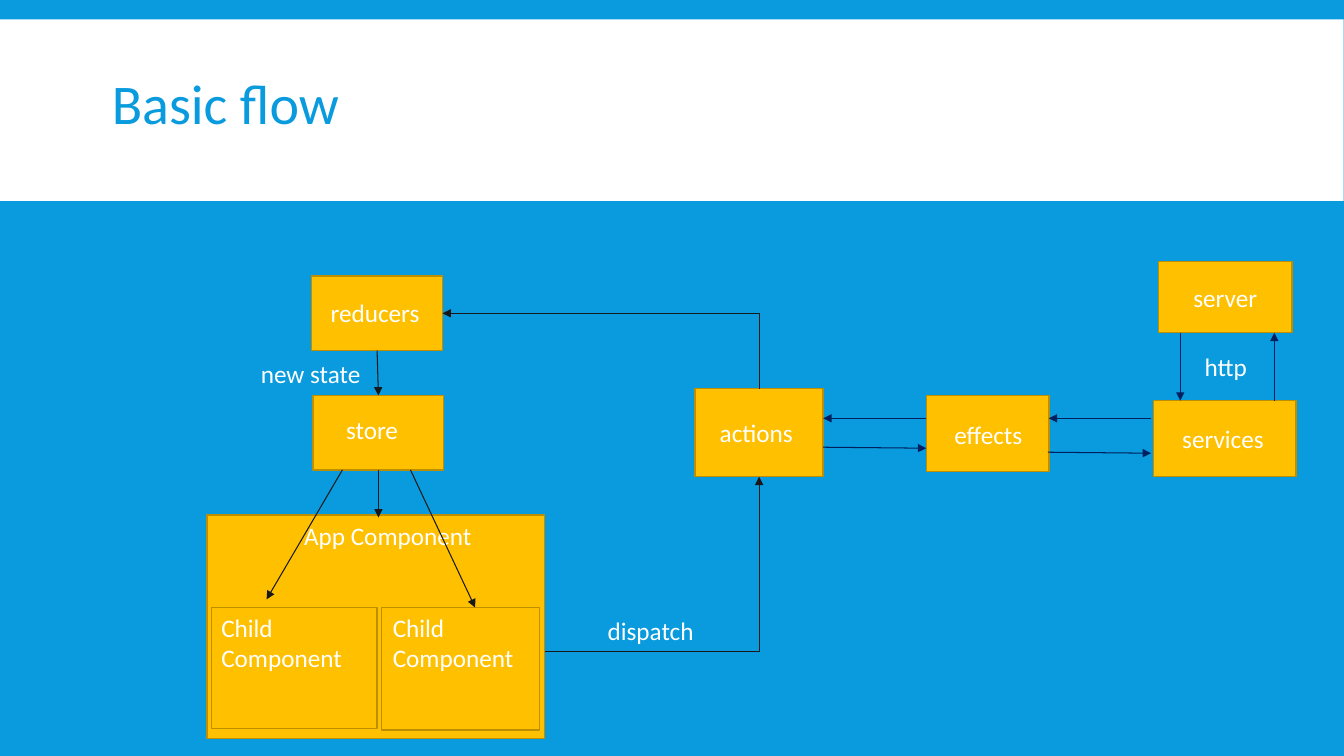
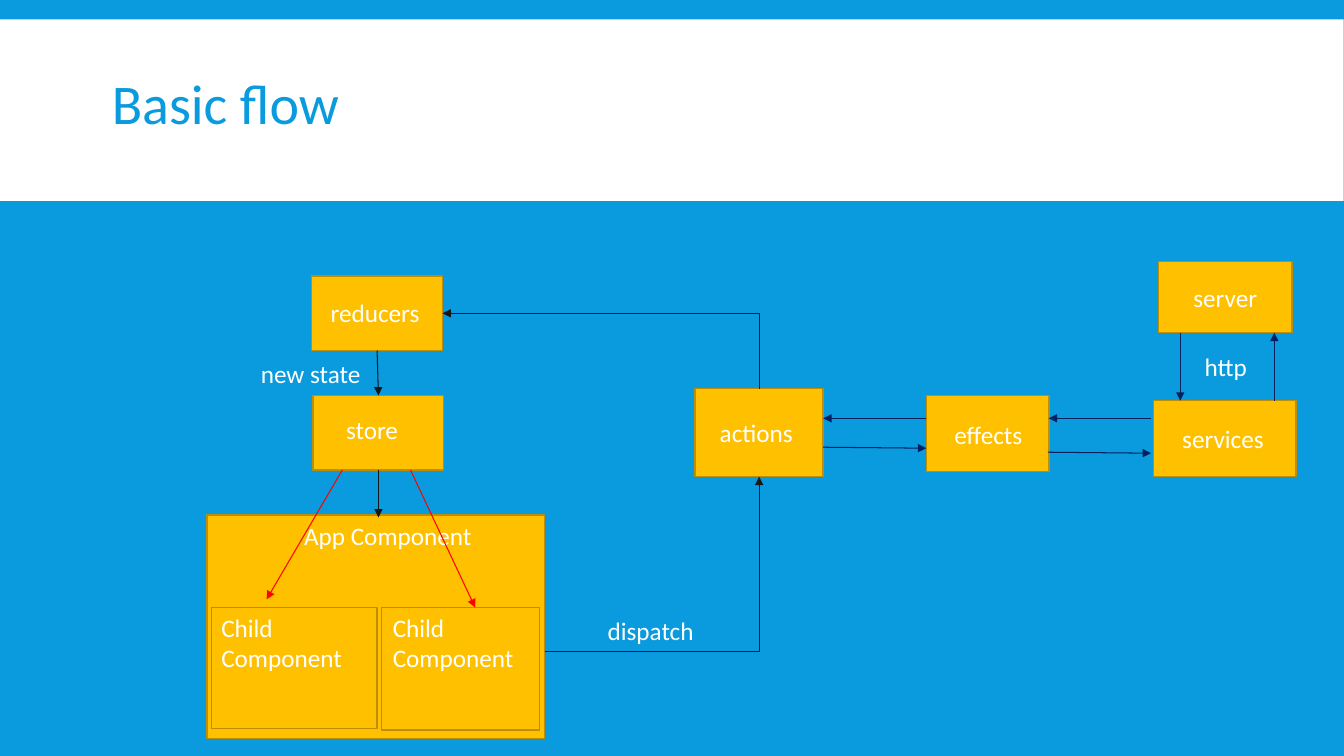
Before and after one commit to timmyktom/angular_ngrx_example, a slide deck: slide 3 of example-angular2-ngrx/Introduction to Ngrx.pptx (slide 4 before the commit). Drawn at 1344x756 pixels with LibreOffice and Linux fonts; fonts in the diff are those of the drawing. Boxes give left, top, right and bottom in pixels: in the first picture for what was removed or moved away, otherwise in the second. Text is boxed around its words. In the diff, an @@ line names an element or a change of style, - is before the commit and + after.

```diff
--- a/example-angular2-ngrx/Introduction to Ngrx.pptx
+++ b/example-angular2-ngrx/Introduction to Ngrx.pptx
@@ arrow (343, 470) - (267, 600): stroke #181818 0.75 pt to #FF0000 0.75 pt @@
@@ arrow (410, 470) - (475, 608): stroke #181818 0.75 pt to #FF0000 0.75 pt @@
```
Also in this commit, not shown: 2 other slides changed, 1 slide removed.
